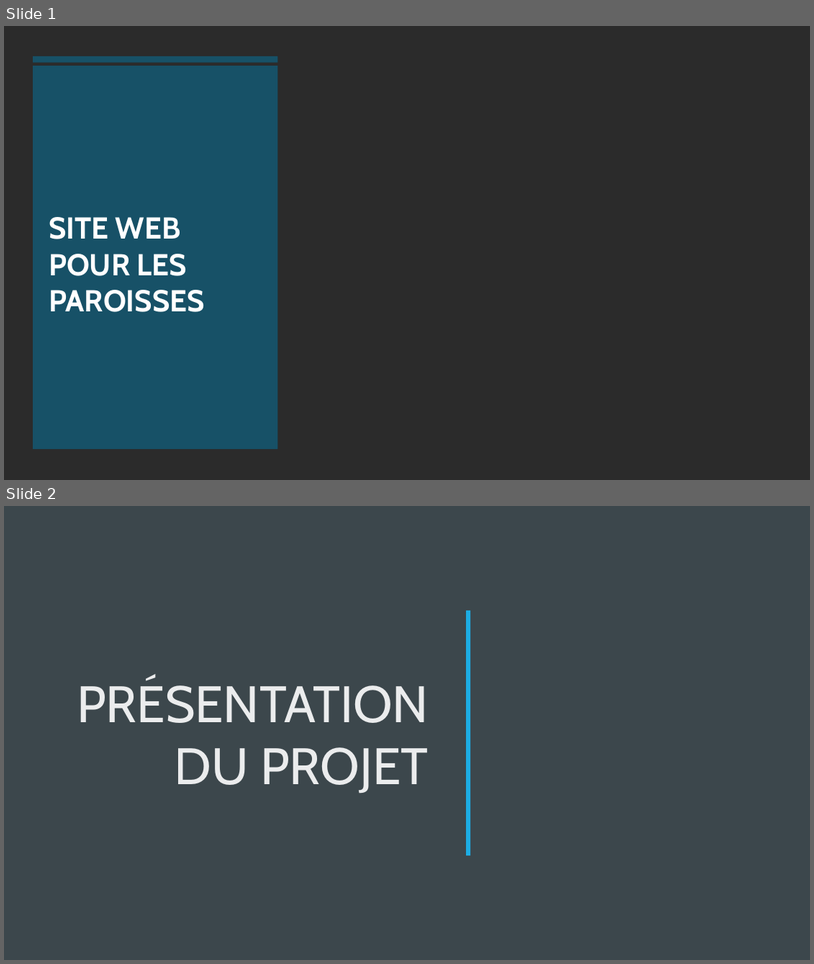
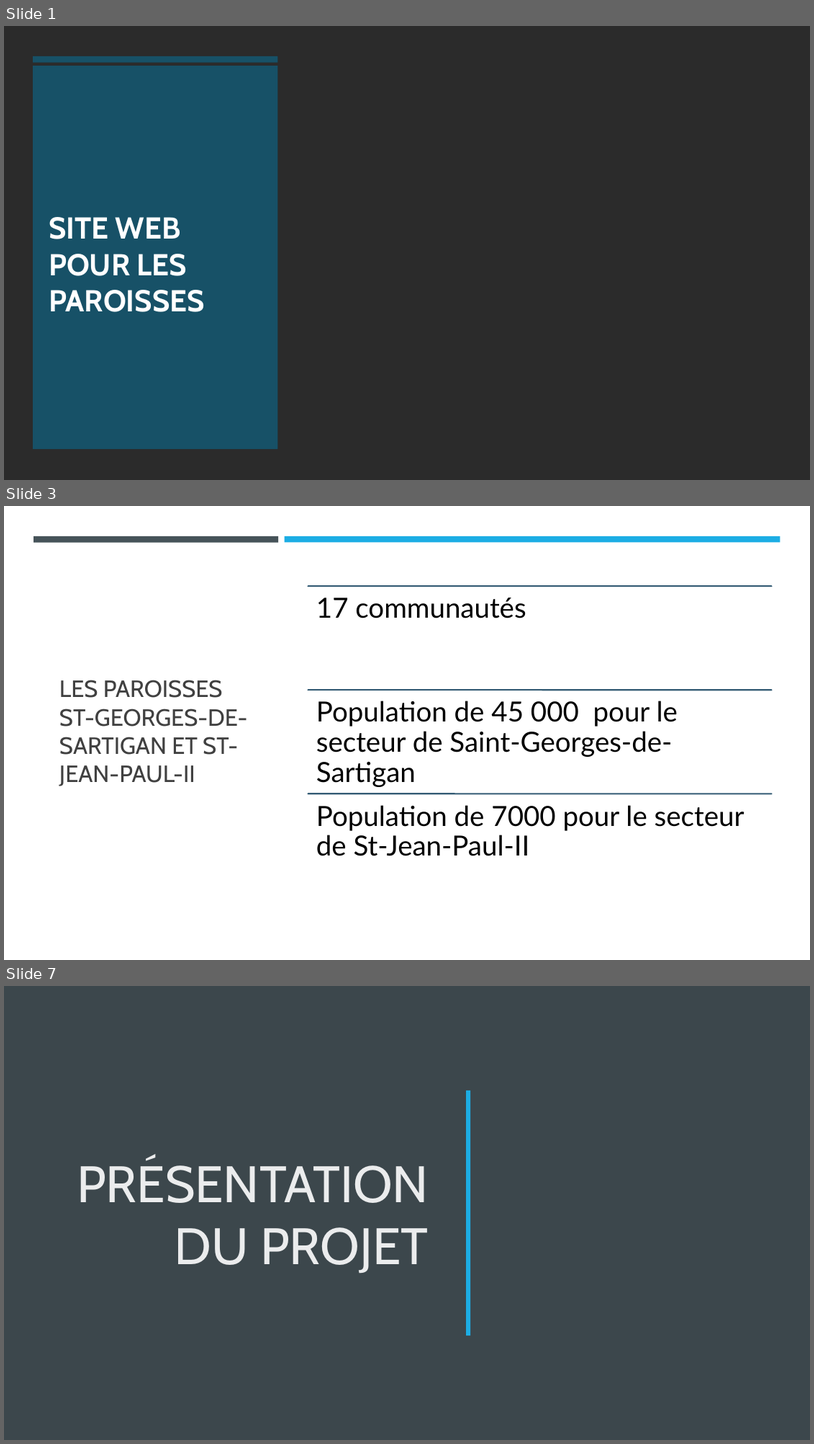
Before and after one commit to llSkyTechll/Project-ESP, a slide deck: ProjetESP.pptx. Shown one above the other, each under a label of ours: slides 1 and 2 before the commit, slides 1, 3 and 7 after it; the slides between them are not shown. The pictures are 814x964 and 814x1444 pixels, drawn with LibreOffice and Linux fonts; fonts in the diff are those of the drawing; background and template pictures are left out; a plain dark background stands for a picture behind light text. Boxes give left, top, right and bottom in pixels: in the first picture for what was removed or moved away, otherwise in the second. Text is boxed around its words. In the diff, an @@ line names an element or a change of style, - is before the commit and + after.

```diff
--- a/ProjetESP.pptx
+++ b/ProjetESP.pptx
@@ slide 3 added at (x1=4, y1=506, x2=810, y2=960), background #FFFFFF @@
@@ rectangle added at (x1=4, y1=506, x2=810, y2=960), fill #FFFFFF @@
@@ rectangle added at (x1=34, y1=536, x2=278, y2=542), fill #465359 @@
@@ rectangle added at (x1=285, y1=536, x2=781, y2=542), fill #1CADE4 @@
@@ title added at (x1=59, y1=680, x2=247, y2=786), 28 pt, text #404040 @@
+LES PAROISSES ST-GEORGES-DE-SARTIGAN ET ST-JEAN-PAUL-II
@@ group added at (x1=309, y1=586, x2=772, y2=856): 3 lines, 3 texts @@
+17 communautés
+Population de 45 000 pour le secteur de Saint-Georges-de-Sartigan
+Population de 7000 pour le secteur de St-Jean-Paul-II
@@ what was slide 2 is now slide 7 @@
```
Also in this commit, not shown: 1 slide changed, 4 other slides added, 1 other file.
